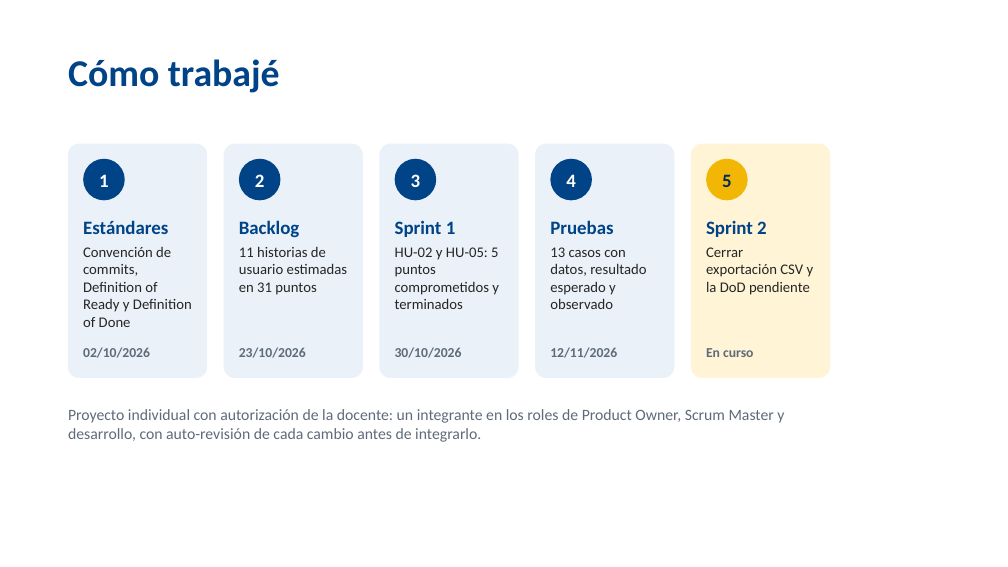
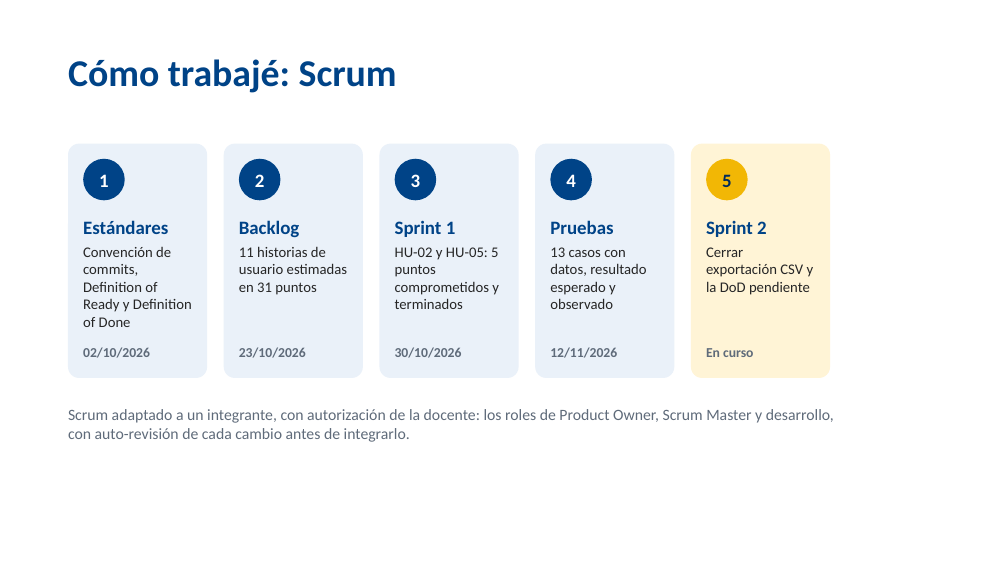
Before and after one commit to steveenbaez1-collab/ProyectoPapeler-a, a slide deck: slide 4 of docs/entrega-final/Sustentacion_Inventario_Papeleria.pptx. Drawn at 1008x567 pixels with LibreOffice and Linux fonts; fonts in the diff are those of the drawing; background and template pictures are left out. Boxes give left, top, right and bottom in pixels: in the first picture for what was removed or moved away, otherwise in the second. Text is boxed around its words. In the diff, an @@ line names an element or a change of style, - is before the commit and + after.

```diff
--- a/docs/entrega-final/Sustentacion_Inventario_Papeleria.pptx
+++ b/docs/entrega-final/Sustentacion_Inventario_Papeleria.pptx
@@ text at [68,59,397,93]: text changed @@
-Cómo trabajé
+Cómo trabajé: Scrum
@@ text at [68,409,834,442]: text changed @@
-Proyecto individual con autorización de la docente: un integrante en los roles de Product Owner, Scrum Master y desarrollo, con auto-revisión de cada cambio antes de integrarlo.
+Scrum adaptado a un integrante, con autorización de la docente: los roles de Product Owner, Scrum Master y desarrollo, con auto-revisión de cada cambio antes de integrarlo.
```
Also in this commit, not shown: 2 other files.
